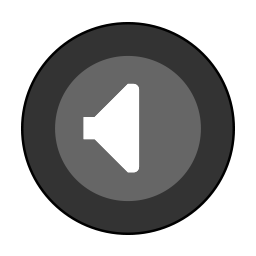
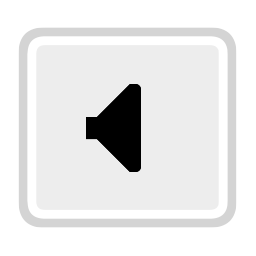
Layered file, before and after one edit (256px x 256px). Changes by layer:
painted on "Vector Smart Object" (1st of 2) over [21, 22, 235, 235]
added layer "Vector Smart Object" (2nd of 2) over [18, 27, 237, 228]
